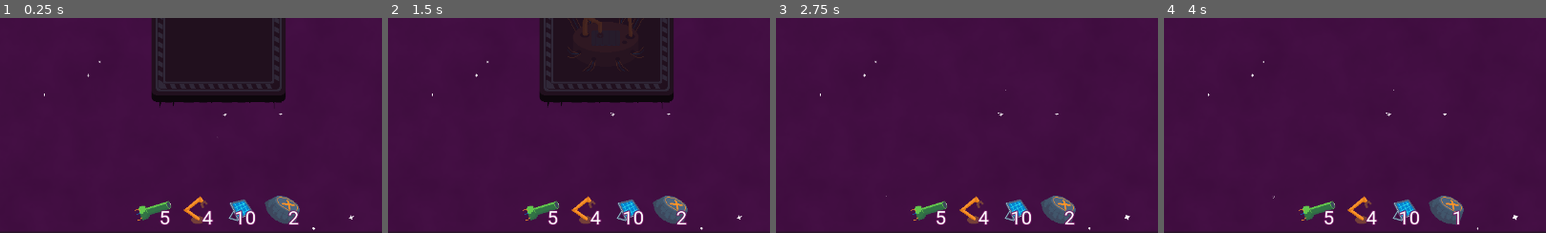
Above: before the commit, frames 1-4 (left to right).
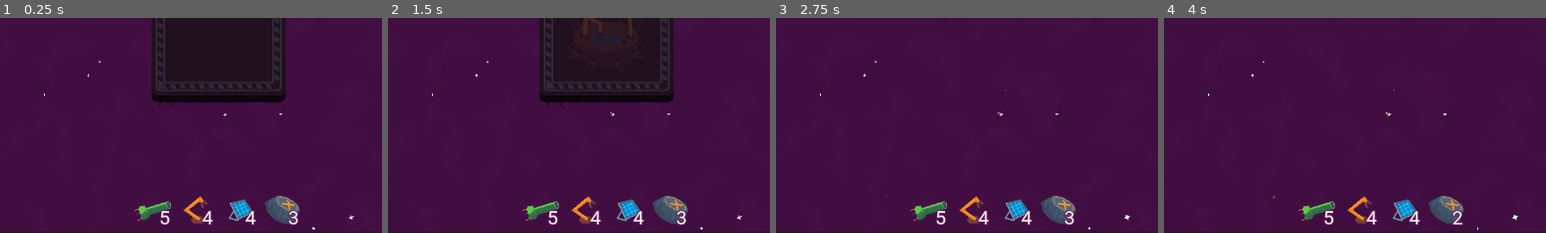
Above: after the commit, the same moments.

Repository: EdShel/StellarConstructor
Game: Godot game, scene res://objects/game.tscn
Two runs of this game, one before a commit and one after it. Both use one fixed random seed, a clock stepped at 60 frames per second and the inputs below.
Inputs (mouse positions are % of the whole screen's width and height, from its top left):
- Up to frame 1 (0.25 s): no input
- Up to frame 2 (1.5 s): tap Enter at 0.5 s; drag from (42, 91) to (60, 28) at 0.52 s; tap Space at 1.25 s; drag from (47, 91) to (50, 50) at 1.27 s
- Up to frame 3 (2.75 s): tap Enter at 2 s; move the mouse to (53, 91) at 2.02 s; hold D (right) from 2.03 s (still down); click (53, 91) at 2.17 s
- Up to frame 4 (4 s): release D (right) at 2.75 s; drag from (58, 91) to (6, 41) at 2.77 s; tap Space at 3.5 s; move the mouse to (80, 65) at 3.52 s; hold A (left) from 3.53 s (still down); click (80, 65) at 3.67 s
The pictures show only the part of the screen within x 22-72%, y 46-96%; the shares and areas given below are measured in that part.

The runs differ from the first frame. In frame 1, 0.3% of the frame differs, in the area x 61-79%, y 89-97%; in frame 2, 0.3%; in frame 3, 0.3%; in frame 4, 0.4%.

Commit message:
Balancing and victory popup

Diff:
--- a/data/factory_recipes/factory_recipe.gd
+++ b/data/factory_recipes/factory_recipe.gd
@@ -30,9 +30,9 @@
 				Ingredient.new("water", 3),
 			],
 			"ingot", # result
-			1,       # count
+			2,       # count
 			3.0,     # duration
-			"Ingot",
+			"Ingot x2",
 			"Use hydrogen fuel to smelt minerals into useful ingots. Has no byproducts because they are dropped into the star."
 		),
 		FactoryRecipe.new(
@@ -41,24 +41,24 @@
 			],
 			"circuit", # result
 			1,         # count
-			6.0,        # duration
+			5.0,        # duration
 			"Electronics",
 			"Weld ingots into electrical circuitry. They make computers smort."
 		),
 		FactoryRecipe.new(
 			[
-				Ingredient.new("ingot", 1),
+				Ingredient.new("ingot", 2),
 				Ingredient.new("circuit", 5),
 			],
 			"piston",  # result
 			1,         # count
 			2.0,        # duration
 			"Gravity Piston",
-			"Electric machine capable of safe item transferring in the solar orbit. Can receive and shoot resources from Rocket Landing Pad and Space Factory."
+			"Electric machine capable of safe item transferring in the solar orbit. Can receive and shoot resources from Rocket Landing Pad, Space Factory, and even other Pistons (useful for turning corners or splitting items)."
 		),
 		FactoryRecipe.new(
 			[
-				Ingredient.new("ingot", 10),
+				Ingredient.new("ingot", 5),
 				Ingredient.new("circuit", 5),
 			],
 			"factory",  # result
@@ -66,16 +66,6 @@
 			2.0,         # duration
 			"Space Factory",
 			"Electric machine designed to construct various things. You are interacting with one right now."
-		),
-		FactoryRecipe.new(
-			[
-				Ingredient.new("ingot", 100),
-			],
-			"landing_pad",    # result
-			1,                # count
-			5.0,               # duration
-			"Rocket Landing Pad",
-			"Receives raw resources from your stellar colonies. If 2+ landing pads expect the same resource, it will be delivered using round-robin algorithm."
 		),
 		FactoryRecipe.new(
 			[
@@ -95,21 +85,33 @@
 				Ingredient.new("ingot", 1),
 			],
 			"solar",          # result
-			1,                # count
-			1.0,               # duration
+			4,                # count
+			10.0,               # duration
 			"Solar Panel",
 			"Generates electricity, duh. To warp to your home system and achieve the victory, you need to build a lot of these."
 		),
 		FactoryRecipe.new(
 			[
-				Ingredient.new("crystal", 10),
+				Ingredient.new("ingot", 5),
+				Ingredient.new("water", 1),
+				Ingredient.new("glass", 5),
+			],
+			"landing_pad",    # result
+			1,                # count
+			5.0,               # duration
+			"Rocket Landing Pad",
+			"Receives raw resources from your stellar colonies. If 2+ landing pads expect the same resource, it will be delivered using round-robin algorithm."
+		),
+		FactoryRecipe.new(
+			[
+				Ingredient.new("glass", 10),
 				Ingredient.new("circuit", 1),
 				Ingredient.new("water", 1),
 			],
 			"mining",         # result
 			1,                # count
 			10.0,              # duration
-			"Colony Drilling Efficiency",
+			"Colony Drilling Efficiency Research +50%",
 			"Rockets arrive to landing pads faster due to increased mining speed. Not required to finish the game but useful for megabases which are BUILT TO SCALE."
 		),
 	]
--- a/data/factory_recipes/planet_config.gd
+++ b/data/factory_recipes/planet_config.gd
@@ -11,10 +11,10 @@
 
 	var ore = PlanetConfig.new()
 	ore.result_item = "ore"
-	ore.planet_buffer = 30.0
-	ore.send_rocket_threshold = 30.0
-	ore.planet_buffer_limit = 55.0
-	ore.mining_rate_per_sec = 1.0
+	ore.planet_buffer = 50.0
+	ore.send_rocket_threshold = 50.0
+	ore.planet_buffer_limit = 70.0
+	ore.mining_rate_per_sec = 2.0
 	result.push_back(ore)
 
 	var crystal = PlanetConfig.new()
@@ -30,7 +30,7 @@
 	water.planet_buffer = 40.0
 	water.send_rocket_threshold = 40.0
 	water.planet_buffer_limit = 70.0
-	water.mining_rate_per_sec = 0.8
+	water.mining_rate_per_sec = 0.75
 	result.push_back(water)
 
 	return result
--- a/objects/builds/landing_pad.gd
+++ b/objects/builds/landing_pad.gd
@@ -30,14 +30,15 @@
 		if inventory.items.is_empty():
 			return ""
 		return inventory.items.front()["item"]
+	var recipe_item = inventory.find_inventory_item(recipe["item_type"])
+	if not recipe_item.is_empty() and recipe_item["count"] > 0:
+		return recipe_item["item"]
+
 	for item in inventory.items:
 		if item["item"] != recipe["item_type"] and item["count"] > 0:
 			return item["item"]
 
-	var recipe_item = inventory.find_inventory_item(recipe["item_type"])
-	if recipe_item.is_empty() or recipe_item["count"] <= 0:
-		return ""
-	return recipe_item["item"]
+	return ""
 
 func accept_rocket(item_type: String, item_count: int) -> void:
 	var rocket = preload("res://objects/visuals/rocket.tscn").instantiate()
--- a/objects/builds/landing_pad.tscn
+++ b/objects/builds/landing_pad.tscn
@@ -16,5 +16,5 @@
 
 [node name="RocketSlot" type="Node2D" parent="."]
 unique_name_in_owner = true
-z_index = 1
+z_index = 2
 y_sort_enabled = true
--- a/objects/builds/solar.gd
+++ b/objects/builds/solar.gd
@@ -1,7 +1,7 @@
 extends Node2D
 class_name Solar
 
-@export var power_production = 5
+@export var power_production = 15
 
 func _ready() -> void:
 	SC.increase_power_production.emit(power_production)
--- a/objects/game.gd
+++ b/objects/game.gd
@@ -7,7 +7,7 @@
 var inventory: Inventory = Inventory.new([
 	{
 		"item": "solar",
-		"count": 10,
+		"count": 4,
 	},
 	{
 		"item": "piston",
@@ -19,13 +19,15 @@
 	},
 	{
 		"item": "landing_pad",
-		"count": 2,
+		"count": 3,
 	},
 ])
 
-var power_goal = 50
+var power_goal = 500
 var power_production = 0
 var power_consumption = 0
+var victory_shown = false
+var victory_popup: Node = null
 
 var planets: Array[PlanetConfig]
 var miners: Array[ResourceMiner] = []
@@ -111,6 +113,15 @@
 	power_production += amount
 	SC.power_stats_changed.emit()
 
+	if power_production >= power_goal and !victory_shown:
+		victory_shown = true
+		victory_popup = preload("res://objects/ui/victory_popup/victory_popup.tscn").instantiate()
+		victory_popup.closed.connect(func(_unused: Dictionary) -> void:
+			victory_popup.queue_free()
+			victory_popup = null
+		)
+		%VictorySlot.add_child(victory_popup)
+
 func handle_power_consumption_increase(amount: int) -> void:
 	power_consumption += amount
 	SC.power_stats_changed.emit()
@@ -121,7 +132,7 @@
 
 func handle_increase_mining_speed():
 	for planet in planets:
-		planet.mining_rate_per_sec *= 1.02
+		planet.mining_rate_per_sec *= 1.5
 
 class ResourceMiner:
 	var planet: PlanetConfig
--- a/objects/game.tscn
+++ b/objects/game.tscn
@@ -102,3 +102,17 @@
 anchor_bottom = 0.0
 grow_horizontal = 0
 grow_vertical = 1
+
+[node name="VictorySlotOuter" type="HBoxContainer" parent="GameUI"]
+anchors_preset = 15
+anchor_right = 1.0
+anchor_bottom = 1.0
+grow_horizontal = 2
+grow_vertical = 2
+mouse_filter = 2
+alignment = 1
+
+[node name="VictorySlot" type="VBoxContainer" parent="GameUI/VictorySlotOuter"]
+unique_name_in_owner = true
+layout_mode = 2
+alignment = 1
--- a/objects/items.gd
+++ /dev/null
@@ -1,16 +0,0 @@
-class_name ItemType
-enum
-{
-	MINERAL,
-	CRYSTAL,
-	WATER,
-	ENERGY,
-	INGOT,
-	GLASS,
-	MINER,
-	SILO,
-	ELECTRONICS,
-	ROAD,
-	SOLAR,
-	FACTORY
-}
--- a/objects/ui/build_manager/factory_recipe_details.tscn
+++ b/objects/ui/build_manager/factory_recipe_details.tscn
@@ -29,7 +29,7 @@
 
 [node name="Description" type="Label" parent="VBoxContainer"]
 unique_name_in_owner = true
-custom_minimum_size = Vector2(400, 0)
+custom_minimum_size = Vector2(600, 0)
 layout_mode = 2
 text = "Description Description Description Description Description Description Description Description Description "
 autowrap_mode = 2
--- a/objects/ui/build_manager/factory_recipe_popup.tscn
+++ b/objects/ui/build_manager/factory_recipe_popup.tscn
@@ -14,13 +14,19 @@
 Supply necessary ingredients using Gravity Pistons (i.e. buildings can NOT exchange items without Pistons).
 Also, use Gravity Pistons to extract the produced item to be supplied to other Space Factories."
 
-[node name="Items" type="HFlowContainer" parent="HBoxContainer/MarginContainer/VBoxContainer" index="2"]
+[node name="HSeparator" type="HSeparator" parent="HBoxContainer/MarginContainer/VBoxContainer" index="2"]
+layout_mode = 2
+
+[node name="Items" type="HFlowContainer" parent="HBoxContainer/MarginContainer/VBoxContainer" index="3"]
 unique_name_in_owner = true
 layout_mode = 2
 theme_override_constants/h_separation = 8
 theme_override_constants/v_separation = 16
 
-[node name="Details" type="MarginContainer" parent="HBoxContainer/MarginContainer/VBoxContainer" index="3"]
+[node name="HSeparator2" type="HSeparator" parent="HBoxContainer/MarginContainer/VBoxContainer" index="4"]
+layout_mode = 2
+
+[node name="Details" type="MarginContainer" parent="HBoxContainer/MarginContainer/VBoxContainer" index="5"]
 unique_name_in_owner = true
 custom_minimum_size = Vector2(500, 200)
 layout_mode = 2
--- a/objects/ui/build_manager/piston_popup.tscn
+++ b/objects/ui/build_manager/piston_popup.tscn
@@ -17,22 +17,27 @@
 text = "Change the direction the Piston shoots items towards.
 Needs to extract the items from either a Landing Pad or a Space Factory."
 
-[node name="Directions" type="HBoxContainer" parent="HBoxContainer/MarginContainer/VBoxContainer" index="2"]
+[node name="HSeparator" type="HSeparator" parent="HBoxContainer/MarginContainer/VBoxContainer" index="2"]
+layout_mode = 2
+
+[node name="Directions" type="HBoxContainer" parent="HBoxContainer/MarginContainer/VBoxContainer" index="3"]
 unique_name_in_owner = true
 layout_mode = 2
+theme_override_constants/separation = 16
+alignment = 1
 
-[node name="right" type="TextureRect" parent="HBoxContainer/MarginContainer/VBoxContainer/Directions" index="0"]
+[node name="left" type="TextureRect" parent="HBoxContainer/MarginContainer/VBoxContainer/Directions" index="0"]
 layout_mode = 2
-texture = ExtResource("3_71s4k")
+texture = ExtResource("3_icccm")
 
 [node name="up" type="TextureRect" parent="HBoxContainer/MarginContainer/VBoxContainer/Directions" index="1"]
 layout_mode = 2
 texture = ExtResource("4_v1k27")
 
-[node name="left" type="TextureRect" parent="HBoxContainer/MarginContainer/VBoxContainer/Directions" index="2"]
-layout_mode = 2
-texture = ExtResource("3_icccm")
-
-[node name="down" type="TextureRect" parent="HBoxContainer/MarginContainer/VBoxContainer/Directions" index="3"]
+[node name="down" type="TextureRect" parent="HBoxContainer/MarginContainer/VBoxContainer/Directions" index="2"]
 layout_mode = 2
 texture = ExtResource("6_0k76h")
+
+[node name="right" type="TextureRect" parent="HBoxContainer/MarginContainer/VBoxContainer/Directions" index="3"]
+layout_mode = 2
+texture = ExtResource("3_71s4k")
--- a/objects/ui/build_tooltips/base_tooltip.tscn
+++ b/objects/ui/build_tooltips/base_tooltip.tscn
@@ -25,5 +25,10 @@
 text = "Title"
 label_settings = SubResource("LabelSettings_hog0c")
 
+[node name="Label2" type="Label" parent="VBoxContainer"]
+visible = false
+layout_mode = 2
+text = "Description"
+
 [node name="HSeparator" type="HSeparator" parent="VBoxContainer"]
 layout_mode = 2
--- a/objects/ui/build_tooltips/landing_pad_build_tooltip.tscn
+++ b/objects/ui/build_tooltips/landing_pad_build_tooltip.tscn
@@ -11,7 +11,14 @@
 [node name="Label" parent="VBoxContainer" index="0"]
 text = "Landing pad"
 
-[node name="VBoxContainer" type="VBoxContainer" parent="VBoxContainer" index="2"]
+[node name="Label2" parent="VBoxContainer" index="1"]
+visible = true
+text = "Receives raw resources from your stellar colonies."
+
+[node name="HSeparator3" type="HSeparator" parent="VBoxContainer" index="2"]
+layout_mode = 2
+
+[node name="VBoxContainer" type="VBoxContainer" parent="VBoxContainer" index="3"]
 layout_mode = 2
 
 [node name="Label" type="Label" parent="VBoxContainer/VBoxContainer" index="0"]
@@ -38,9 +45,9 @@
 layout_mode = 2
 text = "Minerals"
 
-[node name="HSeparator2" type="HSeparator" parent="VBoxContainer" index="3"]
+[node name="HSeparator2" type="HSeparator" parent="VBoxContainer" index="4"]
 layout_mode = 2
 
-[node name="BuildInventory" parent="VBoxContainer" index="4" instance=ExtResource("3_4vly7")]
+[node name="BuildInventory" parent="VBoxContainer" index="5" instance=ExtResource("3_4vly7")]
 unique_name_in_owner = true
 layout_mode = 2
--- /dev/null
+++ b/objects/ui/victory_popup/victory_popup.tscn
@@ -0,0 +1,14 @@
+[gd_scene load_steps=2 format=3 uid="uid://bfy2nfprpmjkd"]
+
+[ext_resource type="PackedScene" uid="uid://11ur7mtmo2rn" path="res://objects/ui/build_manager/base_popup.tscn" id="1_o3qgf"]
+
+[node name="VictoryPopup" instance=ExtResource("1_o3qgf")]
+
+[node name="Title" parent="HBoxContainer/MarginContainer/VBoxContainer" index="0"]
+text = "Well done!"
+
+[node name="Subtitle" parent="HBoxContainer/MarginContainer/VBoxContainer" index="1"]
+text = "You generated enough energy to rip the Fabric of Space-time and
+travel back to your home!
+
+You can continue scaling your base or leave this system behind."
--- /dev/null
+++ b/sprites/items/black_hole.tres
@@ -0,0 +1,7 @@
+[gd_resource type="AtlasTexture" load_steps=2 format=3 uid="uid://bk1cuw44waxd6"]
+
+[ext_resource type="Texture2D" uid="uid://cp056doje7fow" path="res://sprites/items.png" id="1_gonl4"]
+
+[resource]
+atlas = ExtResource("1_gonl4")
+region = Rect2(64, 192, 64, 64)
Binary file changed: sprites/items.png
